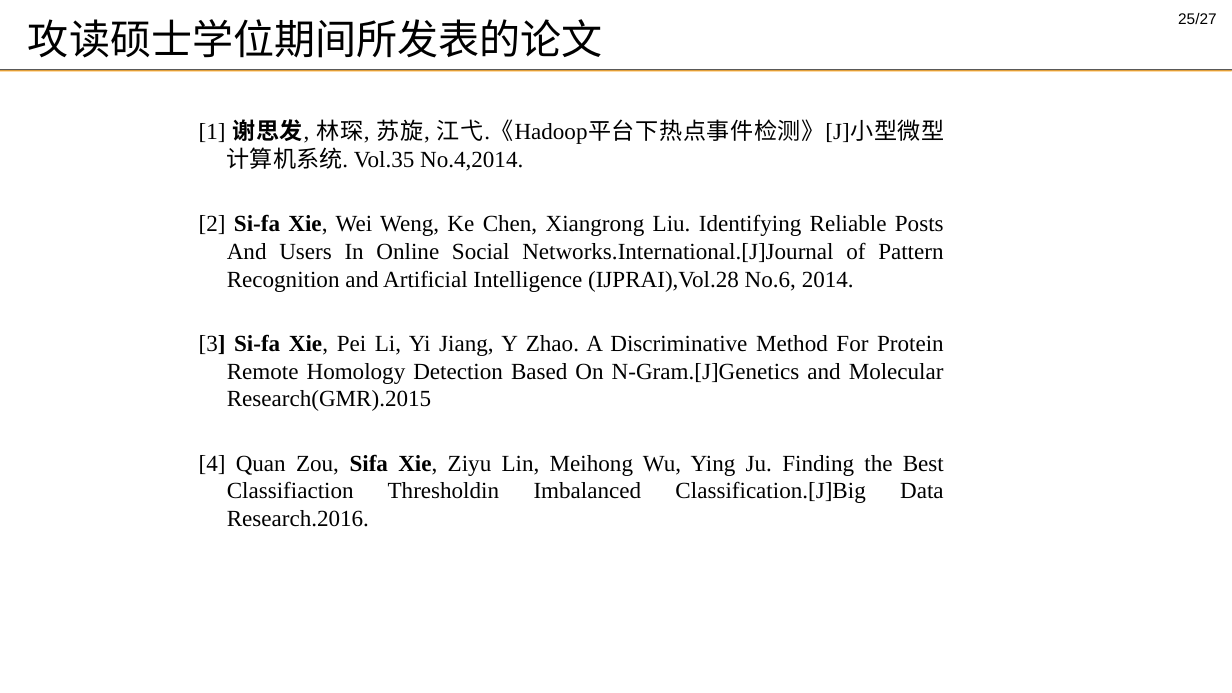
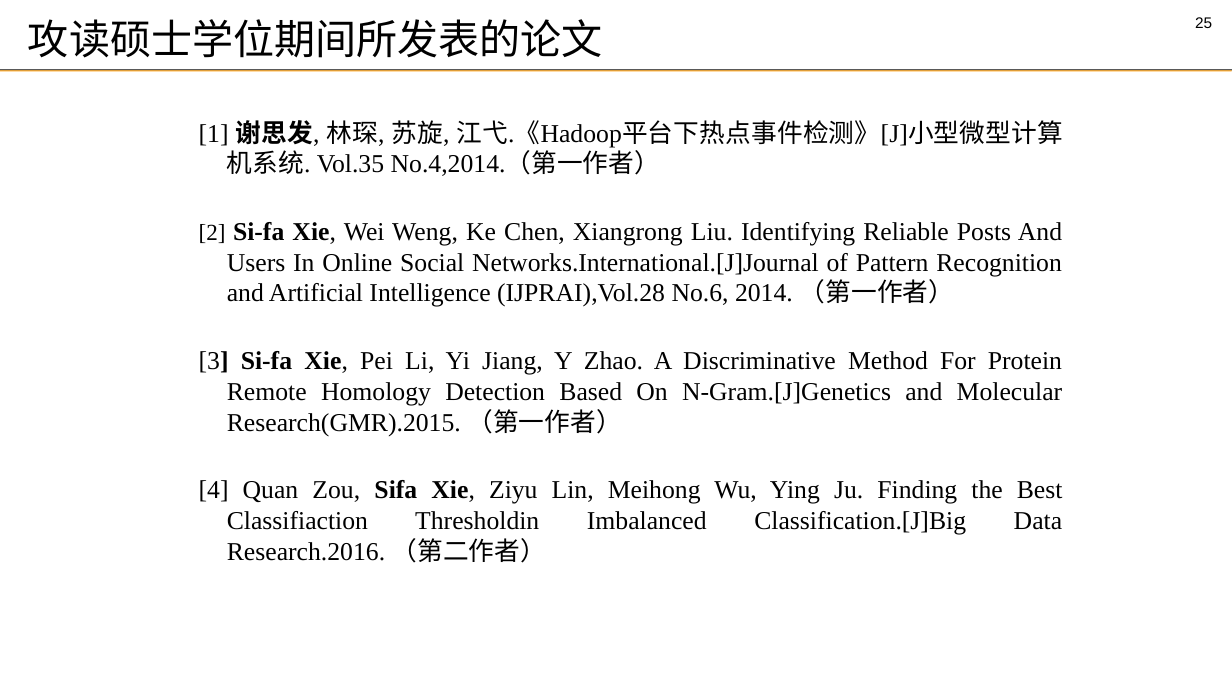
Before and after one commit to DMRookie/finaldesign, a slide deck: slide 25 of 答辩_谢思发_2.pptx. Drawn at 1232x693 pixels with LibreOffice and Linux fonts; fonts in the diff are those of the drawing; background and template pictures are left out. Boxes give left, top, right and bottom in pixels: in the first picture for what was removed or moved away, otherwise in the second. Text is boxed around its words. In the diff, an @@ line names an element or a change of style, - is before the commit and + after.

```diff
--- a/答辩_谢思发_2.pptx
+++ b/答辩_谢思发_2.pptx
@@ page number at (1195,17,1212,28): text changed @@
-25/27
+25
@@ text at (199,120,1063,563): text changed; size 18 to 20 pt @@
-[1] 谢思发, 林琛, 苏旋, 江弋.《Hadoop平台下热点事件检测》[J]小型微型计算机系统. Vol.35 No.4,2014.
-[2] Si-fa Xie, Wei Weng, Ke Chen, Xiangrong Liu. Identifying Reliable Posts And Users In Online Social Networks.International.[J]Journal of Pattern Recognition and Artificial Intelligence (IJPRAI),Vol.28 No.6, 2014.
-[3] Si-fa Xie, Pei Li, Yi Jiang, Y Zhao. A Discriminative Method For Protein Remote Homology Detection Based On N-Gram.[J]Genetics and Molecular Research(GMR).2015
-[4] Quan Zou, Sifa Xie, Ziyu Lin, Meihong Wu, Ying Ju. Finding the Best Classifiaction Thresholdin Imbalanced Classification.[J]Big Data Research.2016.
+[1] 谢思发, 林琛, 苏旋, 江弋.《Hadoop平台下热点事件检测》[J]小型微型计算机系统. Vol.35 No.4,2014.（第一作者）
+[2] Si-fa Xie, Wei Weng, Ke Chen, Xiangrong Liu. Identifying Reliable Posts And Users In Online Social Networks.International.[J]Journal of Pattern Recognition and Artificial Intelligence (IJPRAI),Vol.28 No.6, 2014. （第一作者）
+[3] Si-fa Xie, Pei Li, Yi Jiang, Y Zhao. A Discriminative Method For Protein Remote Homology Detection Based On N-Gram.[J]Genetics and Molecular Research(GMR).2015. （第一作者）
+[4] Quan Zou, Sifa Xie, Ziyu Lin, Meihong Wu, Ying Ju. Finding the Best Classifiaction Thresholdin Imbalanced Classification.[J]Big Data Research.2016. （第二作者）
```
Also in this commit, not shown: 3 other slides changed, 2 other files.
